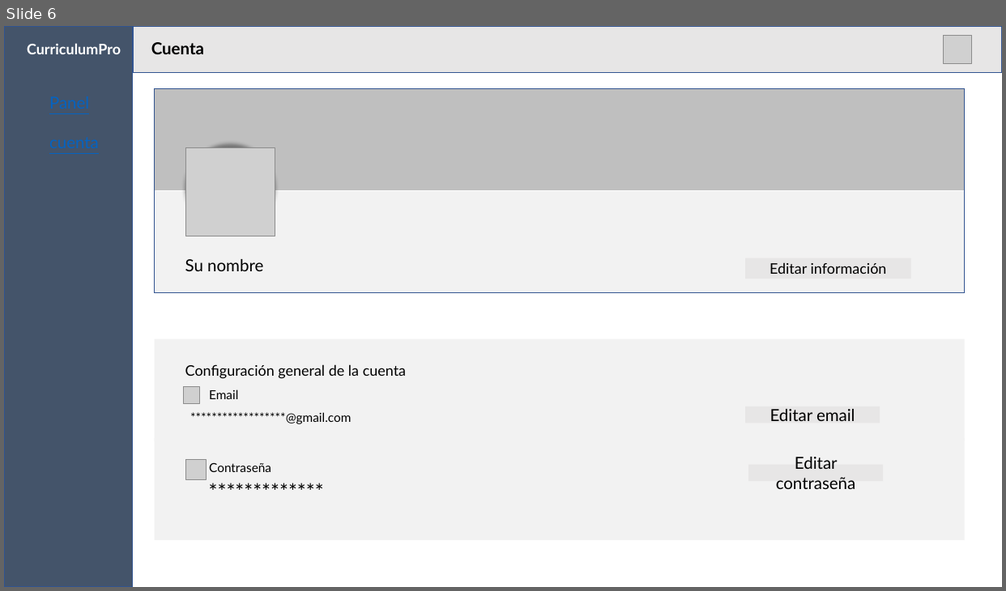
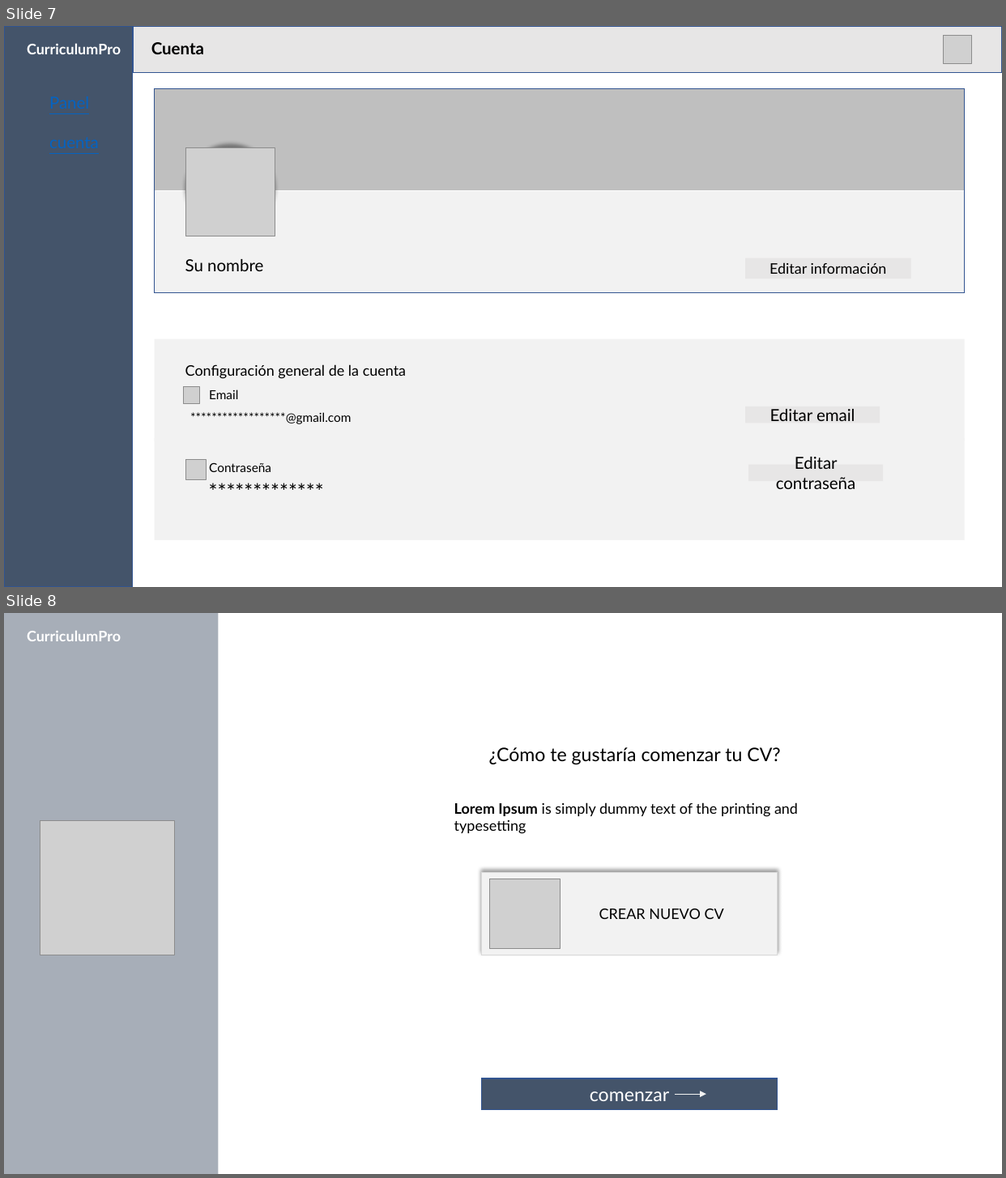
Before and after one commit to Flexzay/dise-o, a slide deck: diseño de py/enmaquetado.pptx. Shown one above the other, each under a label of ours: slide 6 before the commit, slides 7 and 8 after it. The pictures are 1006x591 and 1006x1178 pixels, drawn with LibreOffice and Linux fonts; fonts in the diff are those of the drawing; grey boxes stand for pictures. Boxes give left, top, right and bottom in pixels: in the first picture for what was removed or moved away, otherwise in the second. Text is boxed around its words. In the diff, an @@ line names an element or a change of style, - is before the commit and + after.

```diff
--- a/diseño de py/enmaquetado.pptx
+++ b/diseño de py/enmaquetado.pptx
@@ slide 8 added at (4,613,1002,1174), background #FFFFFF @@
@@ rectangle added at (4,613,218,1174), fill #44546A at 47% opacity @@
@@ text added at (27,631,121,641), 14 pt, text #FFFFFF, bold @@
+CurriculumPro
@@ text added at (489,747,780,765), 18 pt, text #000000 @@
+¿Cómo te gustaría comenzar tu CV?
@@ text added at (454,803,798,817), 14 pt, text #000000 @@
+Lorem Ipsum is simply dummy text of the printing and typesetting
@@ picture added at (40,821,175,955) @@
@@ rectangle added at (482,873,778,955), fill #F2F2F2, outline #D9D9D9 1 pt @@
@@ picture added at (490,879,560,950) @@
@@ text added at (599,909,724,919), 14 pt, text #000000 @@
+CREAR NUEVO CV
@@ rectangle added at (482,1079,778,1110), fill #44546A, outline #325491 1 pt, 18 pt, text #FFFFFF @@
+comenzar
@@ arrow added from (675, 1094) to (706, 1094), #F2F2F2 0.5 pt @@
@@ what was slide 6 is now slide 7 @@
```
Also in this commit, not shown: 3 slides changed, 21 other slides added.
